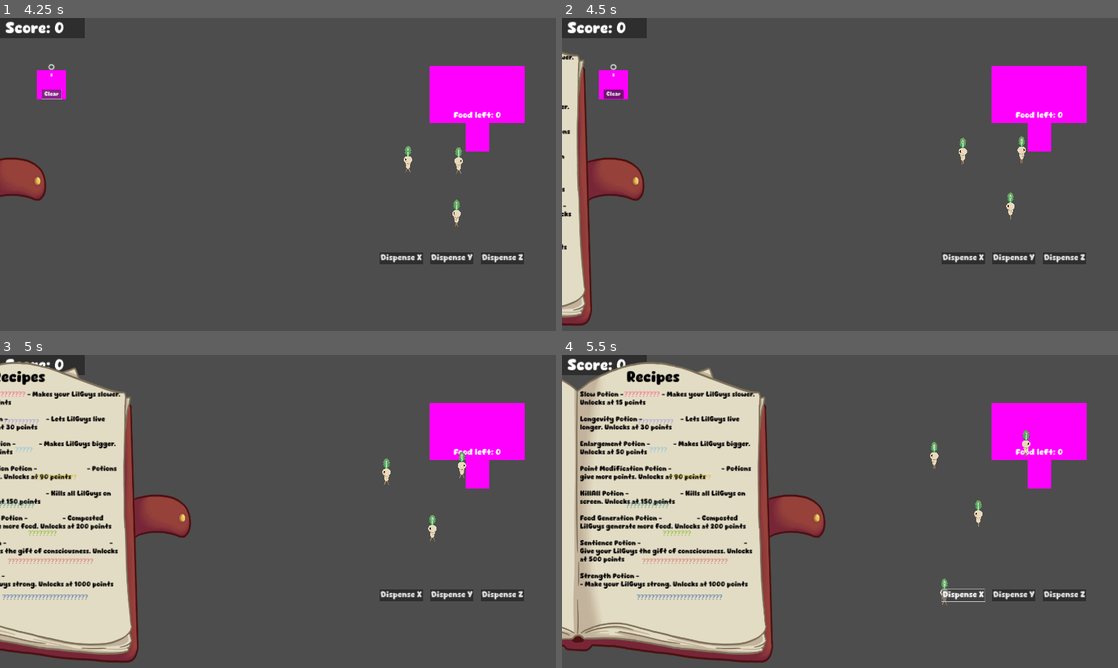
Above: before the commit, frames 1-4 (two rows, left to right).
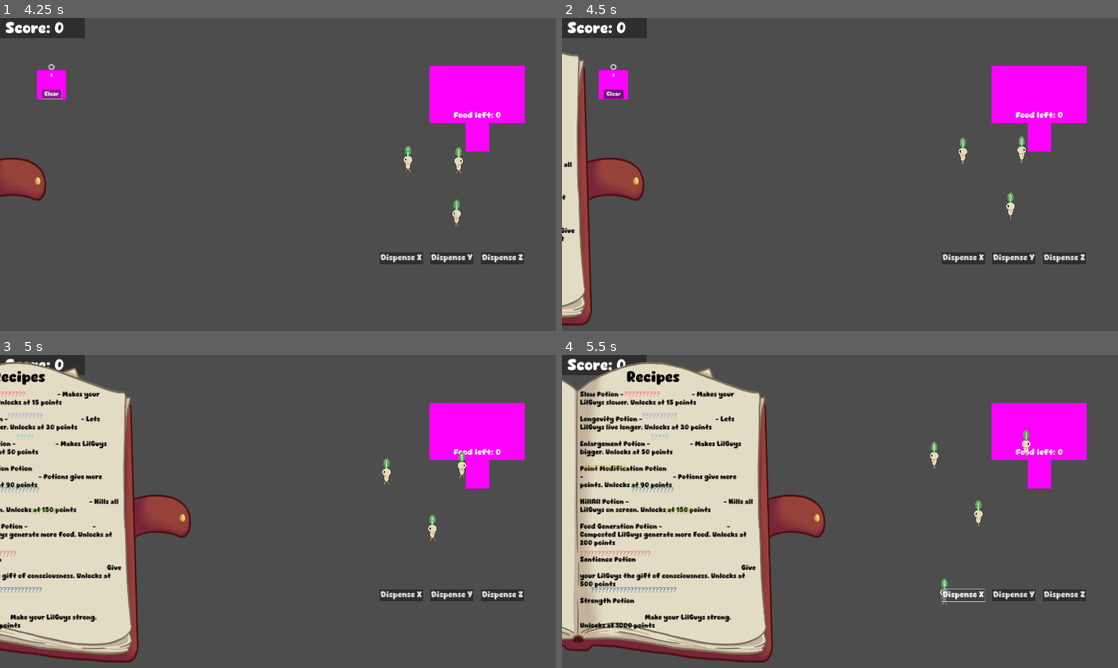
Above: after the commit, the same moments.

Repository: BoopEnthusiast/Cozy-Spring-Jam-2024
Game: Godot game, scene res://scenes/main_menu_screen.tscn
Same seed, same stepped clock (60 frames per second), same inputs: the game is played once before the commit and once after it. Sound files missing from this copy of the repository are replaced by a short silence.
Inputs (mouse positions are in pixels of both pictures, inside the frame that each line leads up to):
- Up to frame 1 (4.25 s): click "Play" at 0.5 s; click "Dispense X" at 1.25 s; click "Dispense Y" at 2 s; click "Dispense Z" at 2.75 s; click "Clear" at 3.5 s
- Up to frame 2 (4.5 s): click (578, 180) at 4.25 s
- Up to frame 3 (5 s): no input
- Up to frame 4 (5.5 s): click "Dispense X" at 5 s

Frame 1 is identical in both runs. In frame 2, 0.2% of the frame differs, in the area x 0-3%, y 12-74%; in frame 3, 4.2%; in frame 4, 6.7%, in the area x 3-35%, y 11-88%.

Commit message:
fix spacing recipe stuff

Diff:
--- a/scenes/recipes_screen.tscn
+++ b/scenes/recipes_screen.tscn
@@ -130,123 +130,137 @@
 theme = SubResource("Theme_172lr")
 theme_override_colors/default_color = Color(0, 0, 0, 1)
 theme_override_font_sizes/normal_font_size = 46
-text = "Slow Potion -                       - Makes your LilGuys slower. Unlocks at 15 points
-
-Longevity Potion -                       - Lets LilGuys live longer. Unlocks at 30 points
-
-Enlargement Potion -              - Makes LilGuys bigger. Unlocks at 50 points
-
-Point Modification Potion -                              - Potions give more points. Unlocks at 90 points
-
-KillAll Potion -                               - Kills all LilGuys on screen. Unlocks at 150 points
-
-Food Generation Potion -                     - Composted LilGuys generate more food. Unlocks at 200 points
-
-Sentience Potion -                                                              - Give your LilGuys the gift of consciousness. Unlocks at 500 points
-
-Strength Potion -                                                                       - Make your LilGuys strong. Unlocks at 1000 points
+text = "Slow Potion -                                         - Makes your LilGuys slower. Unlocks at 15 points
+
+Longevity Potion -                                            - Lets LilGuys live longer. Unlocks at 30 points
+
+Enlargement Potion -                        - Makes LilGuys bigger. Unlocks at 50 points
+
+Point Modification Potion -                                                      - Potions give more points. Unlocks at 90 points
+
+KillAll Potion -                                                         - Kills all LilGuys on screen. Unlocks at 150 points
+
+Food Generation Potion -                                       - Composted LilGuys generate more food. Unlocks at 200 points
+
+Sentience Potion
+                                                                                                 Give your LilGuys the gift of consciousness. Unlocks at 500 points
+
+Strength Potion
+
+                                       Make your LilGuys strong. Unlocks at 1000 points
 "
 
 [node name="SlowPotionRecipe" type="RichTextLabel" parent="PotionRecipes"]
-layout_mode = 0
+layout_mode = 1
+anchors_preset = -1
 anchor_left = 0.245374
 anchor_top = 0.000575374
-anchor_right = 0.490748
+anchor_right = 0.78037
 anchor_bottom = 0.0425777
 theme = ExtResource("3_2324y")
 theme_override_colors/default_color = Color(1, 0.240874, 0.459452, 1)
 theme_override_font_sizes/normal_font_size = 46
 text = "XYZZYZXXZ"
 script = SubResource("GDScript_hdcuv")
+metadata/_edit_use_anchors_ = true
 
 [node name="LongevityPotionRecipe" type="RichTextLabel" parent="PotionRecipes"]
-layout_mode = 0
-anchor_left = 0.320998
-anchor_top = 0.110472
-anchor_right = 0.565567
-anchor_bottom = 0.1542
+layout_mode = 1
+anchors_preset = -1
+anchor_left = 0.341916
+anchor_top = 0.0868819
+anchor_right = 0.806116
+anchor_bottom = 0.13061
 theme = ExtResource("3_2324y")
 theme_override_colors/default_color = Color(0.566324, 0.526654, 0.875147, 1)
 theme_override_font_sizes/normal_font_size = 46
 text = "ZZZYYZYXXX"
 script = ExtResource("2_rh8d8")
+metadata/_edit_use_anchors_ = true
 
 [node name="LargePotionRecipe" type="RichTextLabel" parent="PotionRecipes"]
-layout_mode = 0
-anchor_left = 0.385358
-anchor_top = 0.221519
-anchor_right = 0.534996
-anchor_bottom = 0.26122
+layout_mode = 1
+anchors_preset = -1
+anchor_left = 0.390991
+anchor_top = 0.171462
+anchor_right = 0.623493
+anchor_bottom = 0.211163
 theme = ExtResource("3_2324y")
 theme_override_colors/default_color = Color(0.4, 0.737255, 0.882353, 1)
 theme_override_font_sizes/normal_font_size = 46
 text = "XYXYX"
 script = ExtResource("3_tpu4c")
+metadata/_edit_use_anchors_ = true
 
 [node name="PointPotionRecipe" type="RichTextLabel" parent="PotionRecipes"]
-layout_mode = 0
-anchor_left = 0.489944
-anchor_top = 0.33084
-anchor_right = 0.786002
-anchor_bottom = 0.371116
+layout_mode = 1
+anchors_preset = -1
+anchor_left = 0.0185047
+anchor_top = 0.292291
+anchor_right = 0.556719
+anchor_bottom = 0.332567
 theme = ExtResource("3_2324y")
 theme_override_colors/default_color = Color(0.79651, 0.688581, 0.101176, 1)
 theme_override_font_sizes/normal_font_size = 46
 text = "XYZZYXZYXXZY "
 script = ExtResource("4_qhqr5")
+metadata/_edit_use_anchors_ = true
 
 [node name="KillAllPotionRecipe" type="RichTextLabel" parent="PotionRecipes"]
-layout_mode = 0
-anchor_left = 0.255833
-anchor_top = 0.441887
-anchor_right = 0.546259
-anchor_bottom = 0.481013
+layout_mode = 1
+anchors_preset = -1
+anchor_left = 0.283992
+anchor_top = 0.379172
+anchor_right = 0.981498
+anchor_bottom = 0.418297
 theme = ExtResource("3_2324y")
 theme_override_colors/default_color = Color(0.165386, 0.490779, 0.459369, 1)
 theme_override_font_sizes/normal_font_size = 46
 text = "YYYYXXXXZZZZ"
 script = ExtResource("5_l5x6m")
+metadata/_edit_use_anchors_ = true
 
 [node name="FoodPotionRecipe" type="RichTextLabel" parent="PotionRecipes"]
 layout_mode = 1
 anchors_preset = -1
-anchor_left = 0.459372
-anchor_top = 0.552934
-anchor_right = 0.661303
-anchor_bottom = 0.596663
-offset_right = -6.10352e-05
+anchor_left = 0.472246
+anchor_top = 0.466629
+anchor_right = 0.841514
+anchor_bottom = 0.510357
 theme = ExtResource("3_2324y")
 theme_override_colors/default_color = Color(0.423529, 0.690196, 0.0352941, 1)
 theme_override_font_sizes/normal_font_size = 46
 text = "ZYXYXZYX "
 script = ExtResource("6_bv6fg")
+metadata/_edit_use_anchors_ = true
 
 [node name="SentiencePotionRecipe" type="RichTextLabel" parent="PotionRecipes"]
 layout_mode = 1
 anchors_preset = -1
-anchor_left = 0.345133
-anchor_top = 0.663982
-anchor_right = 0.954143
-anchor_bottom = 0.704258
+anchor_left = -0.0820585
+anchor_top = 0.633487
+anchor_right = 1.05471
+anchor_bottom = 0.673764
 theme = ExtResource("3_2324y")
 theme_override_colors/default_color = Color(0.831373, 0.345098, 0.360784, 1)
 theme_override_font_sizes/normal_font_size = 46
 text = "ZYXYZXZXYZXYYZXZXYXZXXYZX "
 script = ExtResource("7_modhv")
+metadata/_edit_use_anchors_ = true
 
 [node name="StrengthPotionUnlocked" type="RichTextLabel" parent="PotionRecipes"]
 layout_mode = 1
 anchors_preset = -1
-anchor_left = 0.315366
-anchor_top = 0.806674
-anchor_right = 1.01046
-anchor_bottom = 0.849827
-offset_right = -0.00012207
+anchor_left = 0.060339
+anchor_top = 0.777331
+anchor_right = 1.04103
+anchor_bottom = 0.84465
 theme = ExtResource("3_2324y")
 theme_override_colors/default_color = Color(0.0886311, 0.321989, 0.63501, 1)
 theme_override_font_sizes/normal_font_size = 46
 text = "XZYXZXYZYXZXZXZYXYYZXYYZXXZYY"
 script = ExtResource("8_j3dm0")
+metadata/_edit_use_anchors_ = true
 
 [node name="BookButton" type="Button" parent="."]
 show_behind_parent = true
